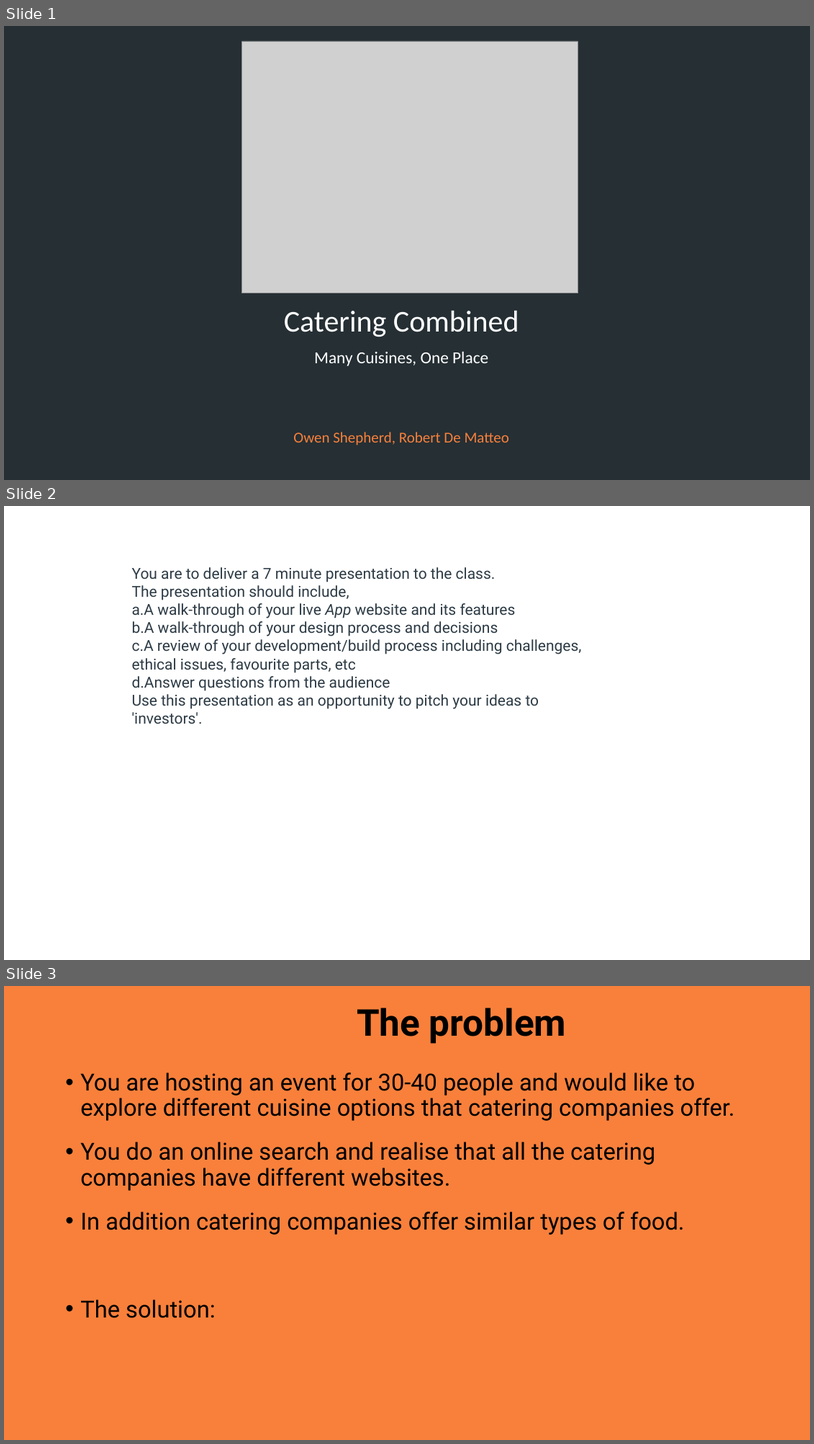
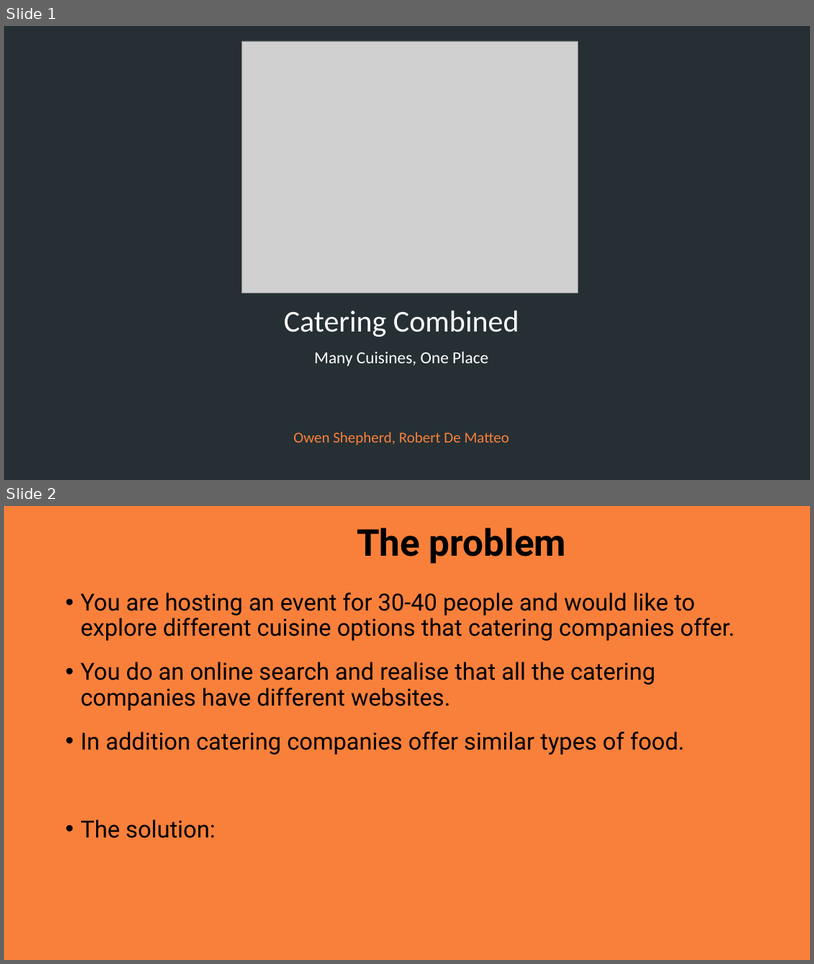
Before and after one commit to owshepherd/rails-app-ca, a slide deck: a-presentation/rails_app_presentation.pptx. Shown one above the other, each under a label of ours: slides 1, 2 and 3 before the commit, slides 1 and 2 after it. The pictures are 814x1444 and 814x964 pixels, drawn with LibreOffice and Linux fonts; fonts in the diff are those of the drawing; grey boxes stand for pictures; background and template pictures are left out. Boxes give left, top, right and bottom in pixels: in the first picture for what was removed or moved away, otherwise in the second. Text is boxed around its words. In the diff, an @@ line names an element or a change of style, - is before the commit and + after.

```diff
--- a/a-presentation/rails_app_presentation.pptx
+++ b/a-presentation/rails_app_presentation.pptx
@@ slide 2 removed at (x1=4, y1=506, x2=810, y2=960), background #FFFFFF @@
@@ text removed at (x1=132, y1=567, x2=582, y2=709) @@
-You are to deliver a 7 minute presentation to the class.
-The presentation should include,
-a. A walk-through of your live App website and its features
-b. A walk-through of your design process and decisions
-c. A review of your development/build process including challenges, ethical issues, favourite parts, etc
-d. Answer questions from the audience
-Use this presentation as an opportunity to pitch your ideas to 'investors'.
@@ what was slide 3 is now slide 2 @@
```
Also in this commit, not shown: 1 slide changed, 4 slides added, 6 other slides removed, 2 other files.
